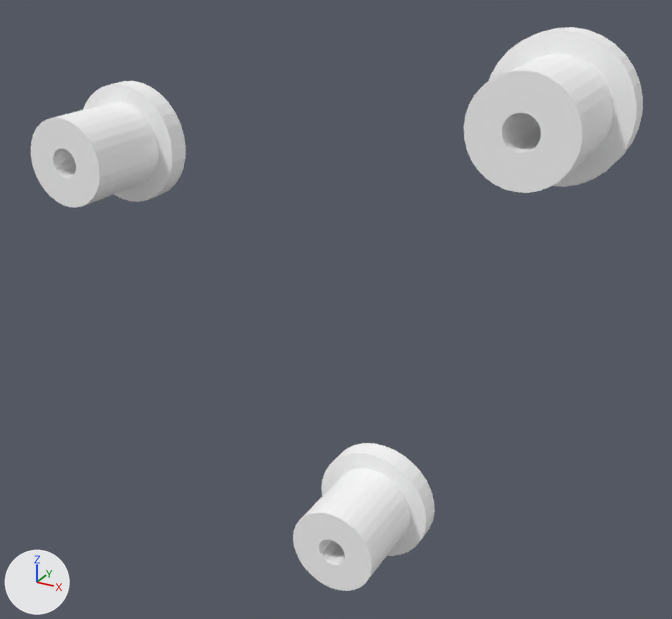
One commit to the glTF model viewer-full/feet.glb: the scene before it, then after it.
The view is the same before and after, from a 50 mm camera at (92.2, -115.0, 73.3) aimed at (2.0, 49.0, -8.7). Arrows for +X, +Y and +Z are at lower left; the lights stay in place. The older version comes first. Where no turn or scale is listed for an object, it has been applied to the vertices. Vertices at exactly the same position are counted once.

In view in the first picture: 'geometry_0'.
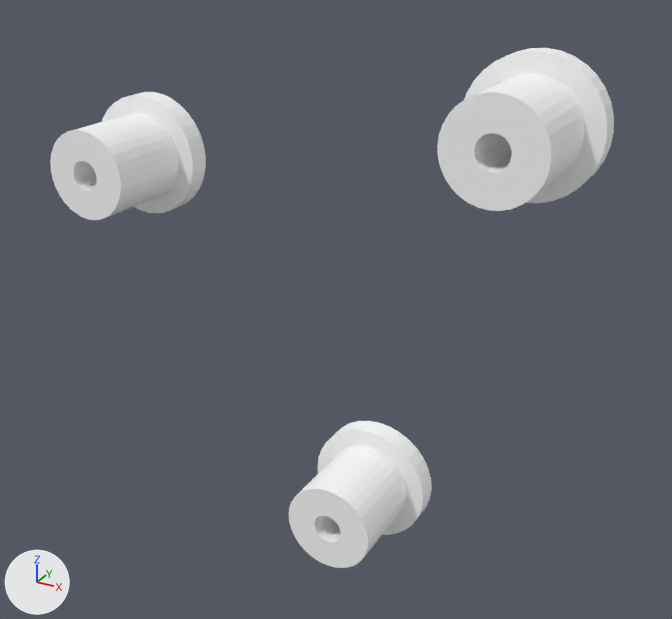
Pixel boxes (x1, y1, x2, y2) of what changed, in the pictures (672 x 619 px; the box of a moved part takes in the faces that stretch with it):
'geometry_0', reshaped (8% narrower, 8% shorter)
    before: (31, 27, 643, 591)
    after: (50, 48, 614, 568)
part 1 of me_geometry_0, moved or reshaped
    before: (464, 27, 643, 193)
    after: (437, 48, 614, 211)
part 2 of me_geometry_0, rebuilt
    before: (293, 443, 435, 591)
    after: (289, 421, 432, 568)
part 3 of me_geometry_0, rebuilt
    before: (31, 81, 186, 208)
    after: (50, 92, 206, 220)

Patch to the scene script:
```diff
--- a/viewer-full/feet.glb.py
+++ b/viewer-full/feet.glb.py
@@ me_geometry_0 @@
 # used by ob_geometry_0; location = (0.0, 0.0, 0.0)
-me_geometry_0.from_pydata(...)  # 600 vertices, 1344 faces; spans x -70.4..60.0, y 31.7..56.7, z -73.1..52.6
+me_geometry_0.from_pydata(...)  # 614 vertices, 1344 faces; spans x -64.7..55.4, y 31.7..56.7, z -67.2..48.7
+# me_geometry_0 part 1: the loose piece of 200 vertices spanning x 32.0..60.0, y 31.7..56.7, z 24.6..52.6 is moved by (-4.6, 0.0, -3.9)
+# me_geometry_0 part 2: the loose piece of 200 vertices spanning x -3.6..24.4, y 31.7..56.7, z -73.1..-45.1 is rebuilt with 209 vertices and now spans x -4.6..23.4, y 31.7..56.7, z -67.2..-39.2
+# me_geometry_0 part 3: the loose piece of 200 vertices spanning x -70.4..-42.4, y 31.7..56.7, z 6.5..34.5 is rebuilt with 205 vertices and now spans x -64.7..-36.7, y 31.7..56.7, z 4.5..32.5
 me_geometry_0.materials.append(mat_defaultmaterial)
```
